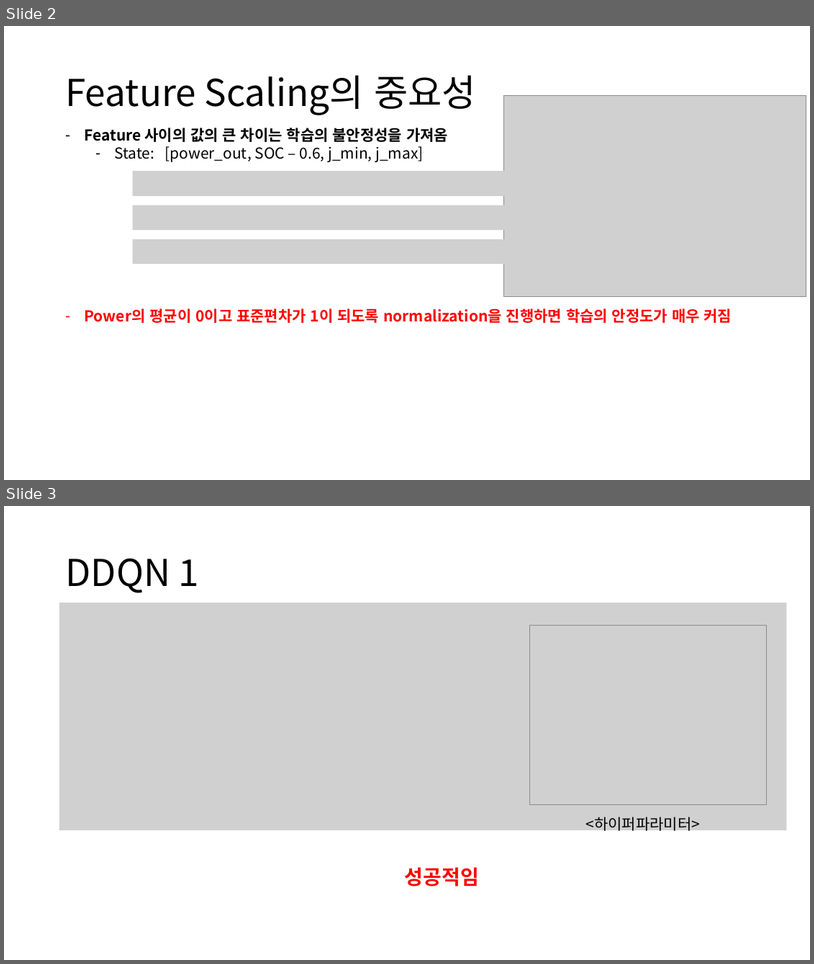
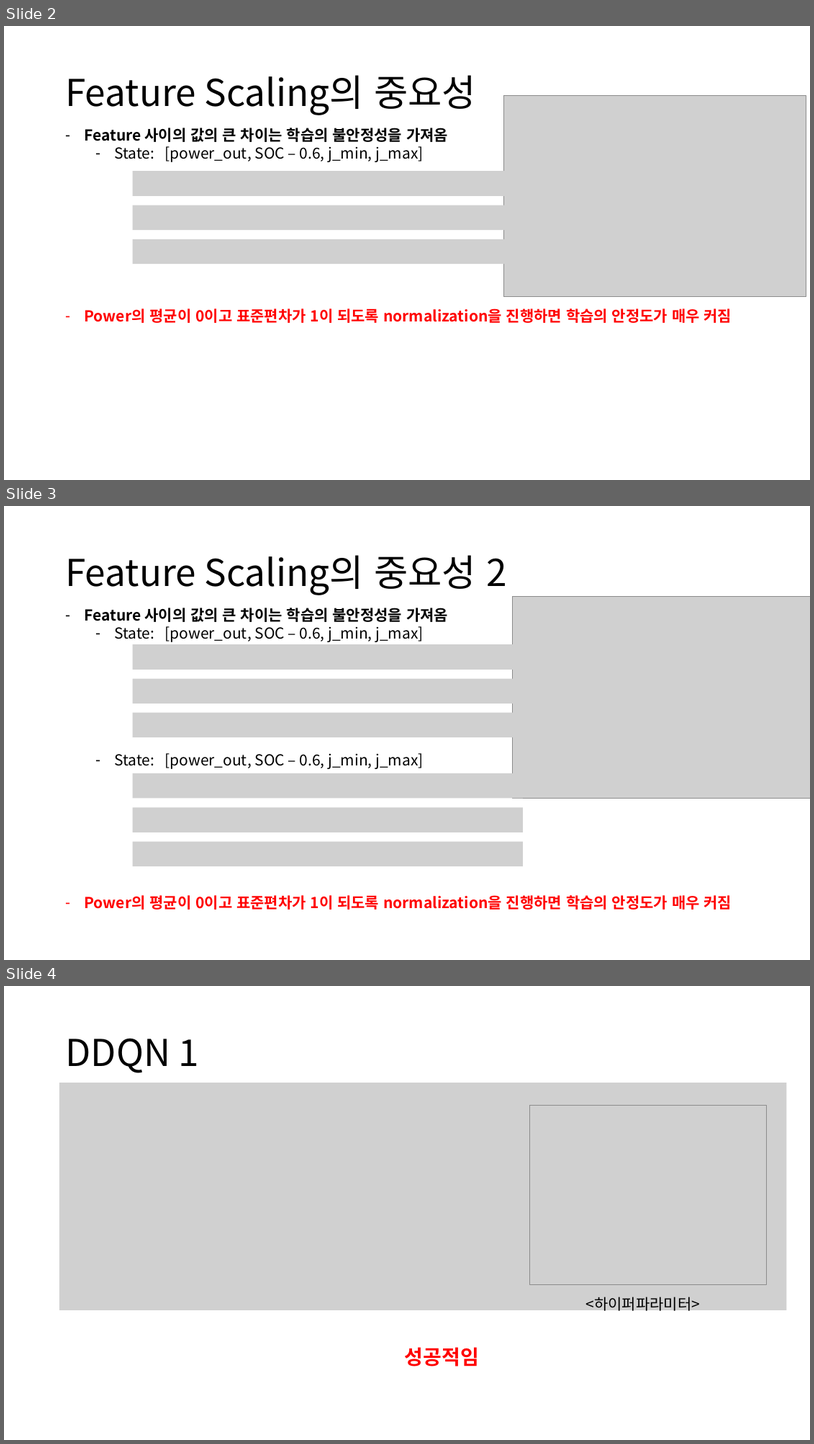
Before and after one commit to zidane89/experiment, a slide deck: 실험정리.pptx. Shown one above the other, each under a label of ours: slides 2 and 3 before the commit, slides 2, 3 and 4 after it. The pictures are 814x964 and 814x1444 pixels, drawn with LibreOffice and Linux fonts; fonts in the diff are those of the drawing; grey boxes stand for pictures. Boxes give left, top, right and bottom in pixels: in the first picture for what was removed or moved away, otherwise in the second. Text is boxed around its words. In the diff, an @@ line names an element or a change of style, - is before the commit and + after.

```diff
--- a/실험정리.pptx
+++ b/실험정리.pptx
@@ slide 3 added at [4, 506, 810, 960], background #FFFFFF @@
@@ title added at [65, 555, 507, 595], 44 pt, text #000000 @@
+Feature Scaling의 중요성 2
@@ text added at [84, 608, 448, 769], 18 pt, text #000000 @@
+– Feature 사이의 값의 큰 차이는 학습의 불안정성을 가져옴
+  – State: [power_out, SOC – 0.6, j_min, j_max]
+  – State: [power_out, SOC – 0.6, j_min, j_max]
@@ picture added at [513, 597, 810, 798] @@
@@ picture added at [133, 644, 523, 670] @@
@@ picture added at [133, 678, 523, 703] @@
@@ picture added at [133, 713, 523, 737] @@
@@ picture added at [133, 773, 523, 798] @@
@@ picture added at [133, 807, 523, 832] @@
@@ picture added at [133, 841, 523, 866] @@
@@ text added at [84, 895, 733, 909], 18 pt, text #FF0000, bold @@
+– Power의 평균이 0이고 표준편차가 1이 되도록 normalization을 진행하면 학습의 안정도가 매우 커짐
@@ what was slide 3 is now slide 4 @@
```
Also in this commit, not shown: 1 slide changed, 1 other slide added.
